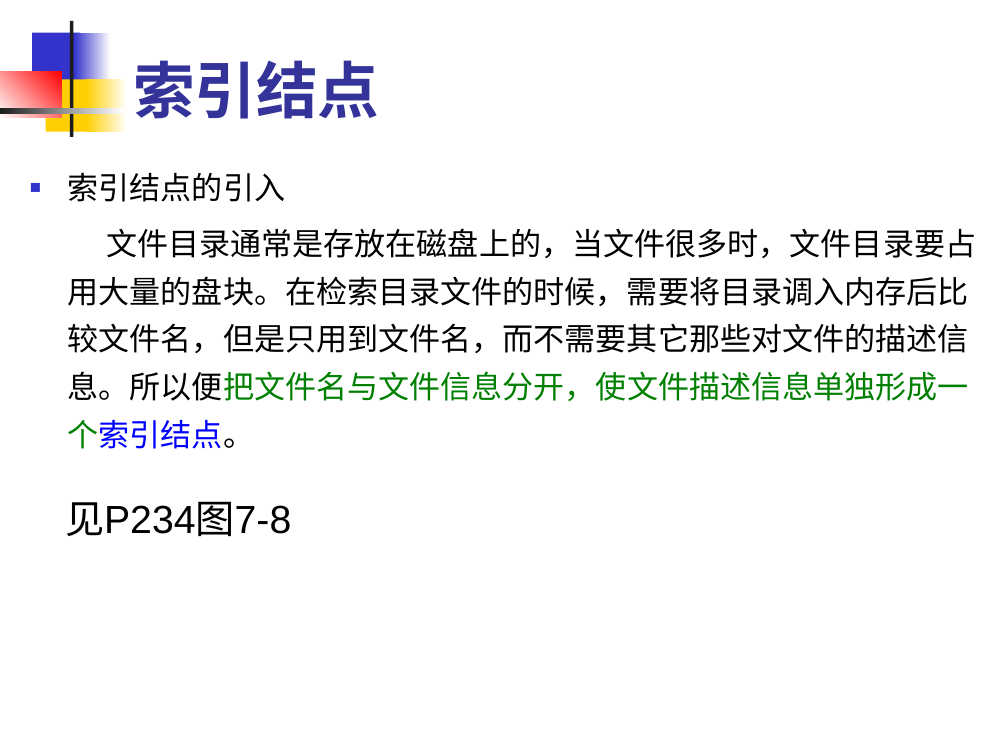
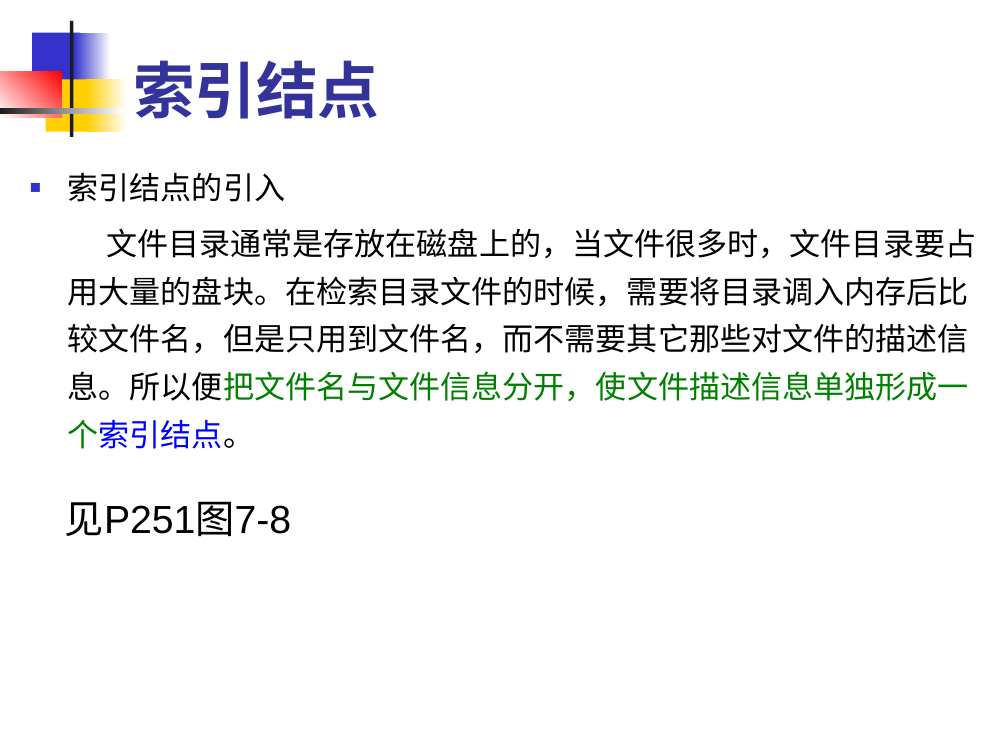
Before and after one commit to edu2act/course-OS, a slide deck: slide 42 of materials/slides/OS_Chap 7.ppt. Drawn at 1008x756 pixels with LibreOffice and Linux fonts; fonts in the diff are those of the drawing. Boxes give left, top, right and bottom in pixels: in the first picture for what was removed or moved away, otherwise in the second. Text is boxed around its words. In the diff, an @@ line names an element or a change of style, - is before the commit and + after.

```diff
--- a/materials/slides/OS_Chap 7.ppt
+++ b/materials/slides/OS_Chap 7.ppt
@@ text at bbox=[65, 501, 291, 536]: text changed @@
-见P234图7-8
+见P251图7-8
```
Also in this commit, not shown: 5 other slides changed, 3 other files.
